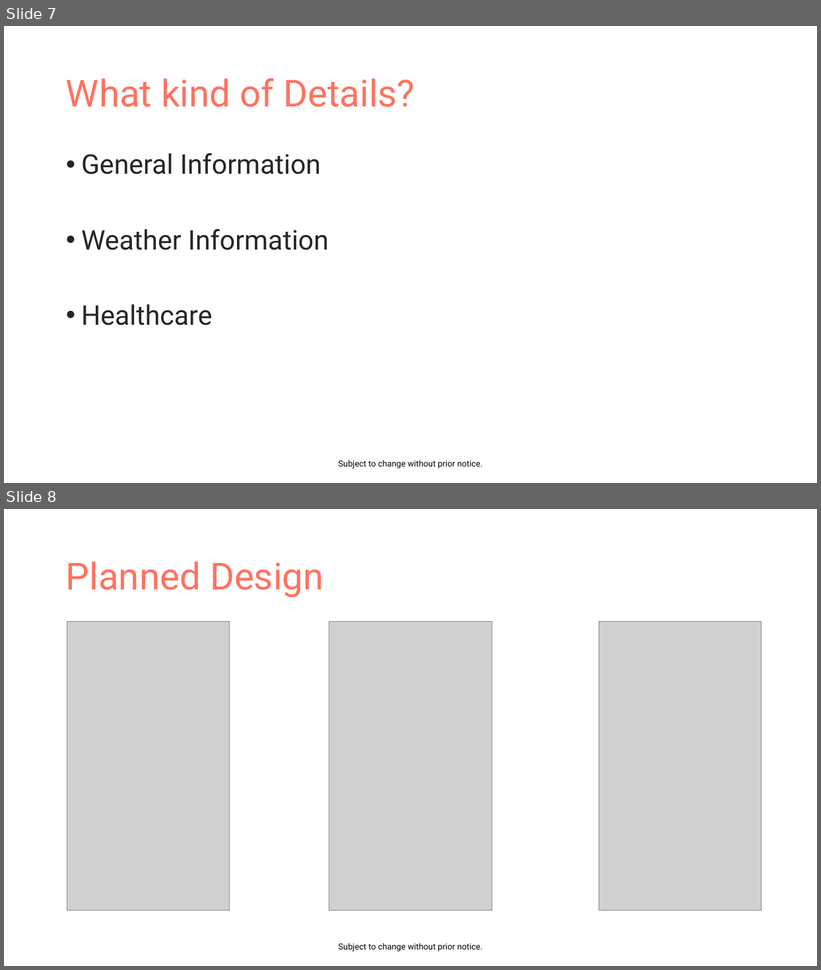
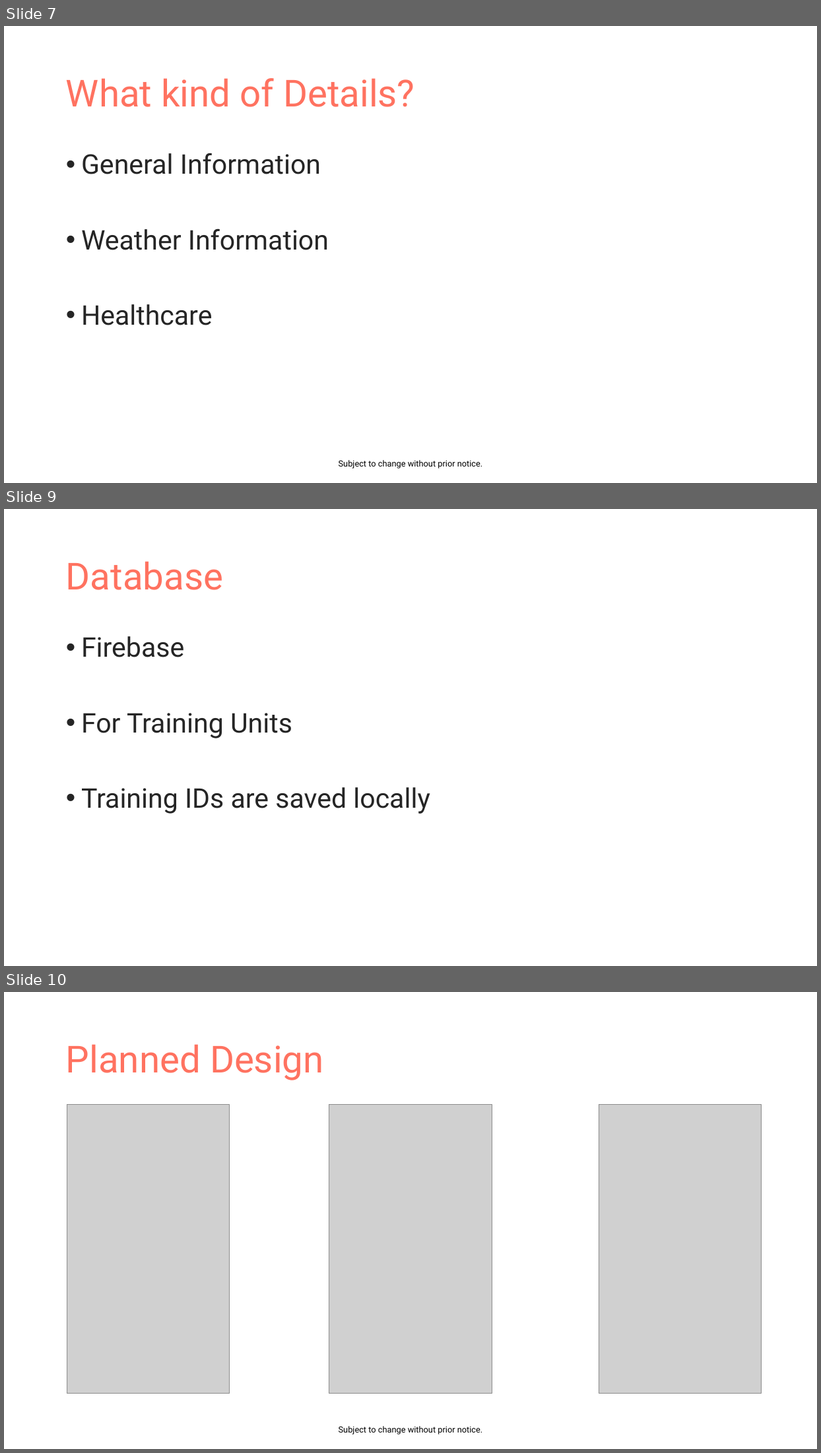
Before and after one commit to EvaJobst/MobileSports, a slide deck: Mountaineer.pptx. Shown one above the other, each under a label of ours: slides 7 and 8 before the commit, slides 7, 9 and 10 after it; the slides between them are not shown. The pictures are 821x970 and 821x1453 pixels, drawn with LibreOffice and Linux fonts; fonts in the diff are those of the drawing; grey boxes stand for pictures. Boxes give left, top, right and bottom in pixels: in the first picture for what was removed or moved away, otherwise in the second. Text is boxed around its words. In the diff, an @@ line names an element or a change of style, - is before the commit and + after.

```diff
--- a/Mountaineer.pptx
+++ b/Mountaineer.pptx
@@ slide 9 added at [4,509,817,966], background #FFFFFF @@
@@ title added at [66,561,223,590], 44 pt, text #FF7260 @@
+Database
@@ text added at [81,636,430,814], 32 pt, text #252525 @@
+• Firebase
+• For Training Units
+• Training IDs are saved locally
@@ what was slide 8 is now slide 10 @@
```
Also in this commit, not shown: 2 slides changed, 1 other slide added.
